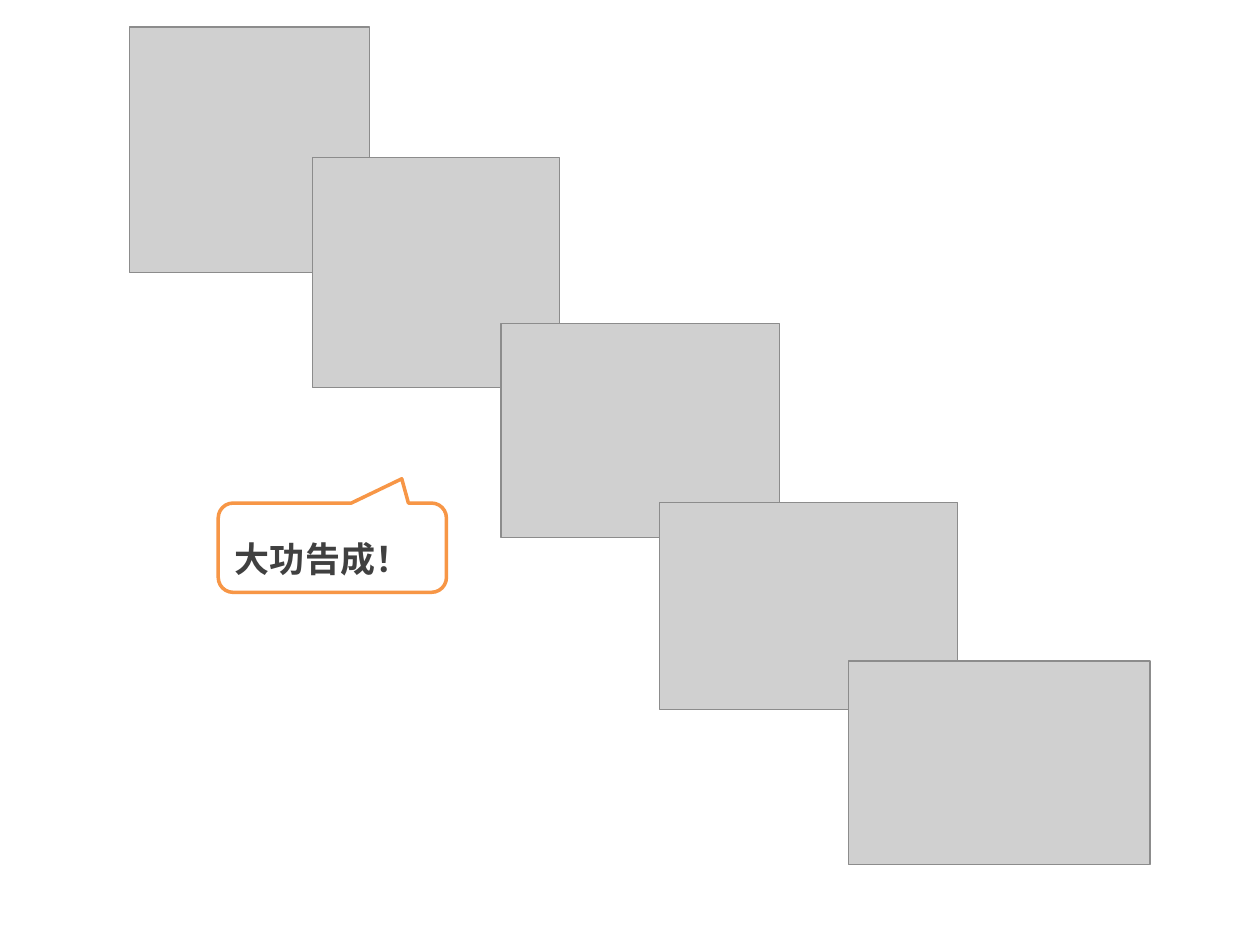
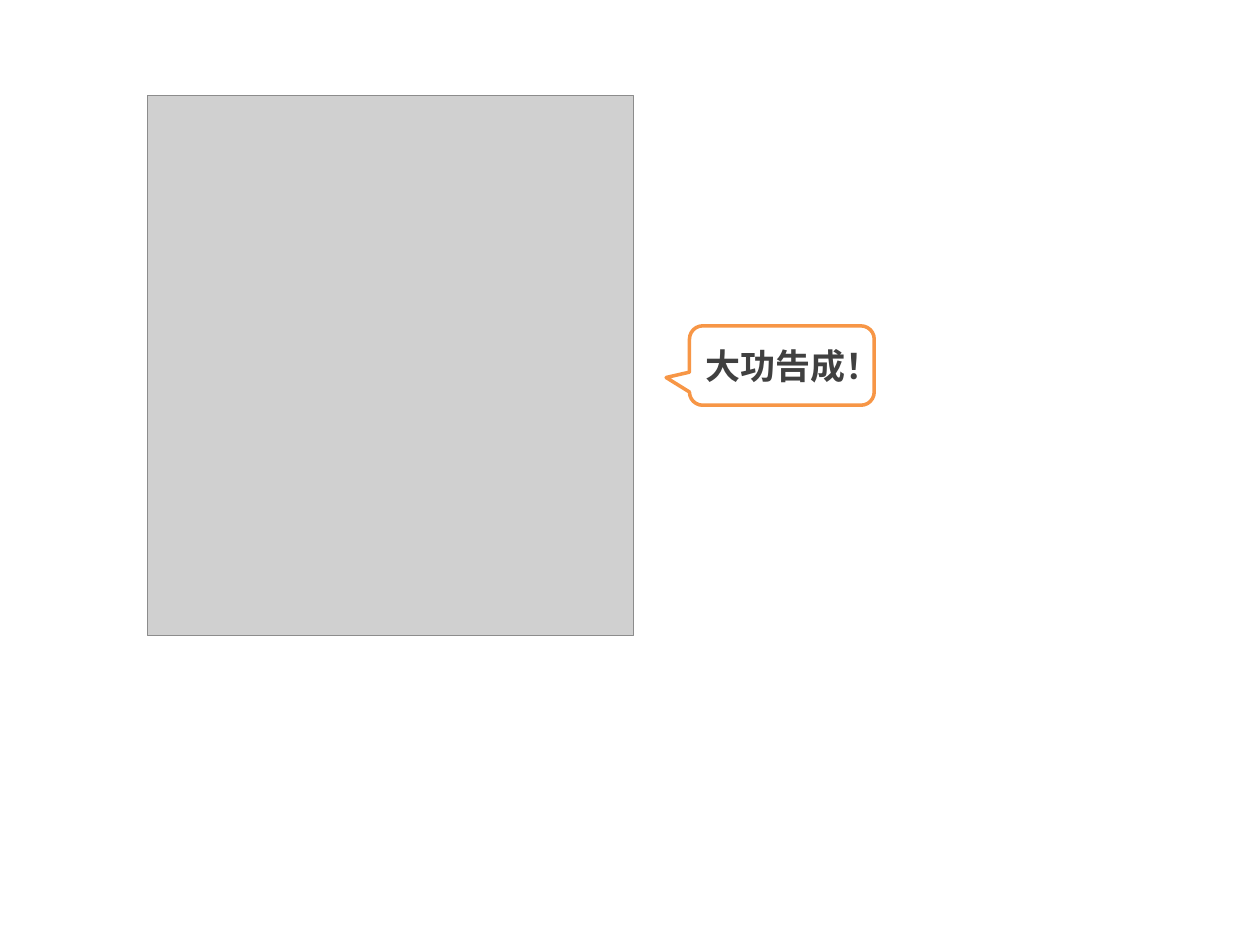
Before and after one commit to kong66/webAni, a slide deck: slide 38 of 24-svg-fireworks/24.pptx (slide 27 before the commit). Drawn at 1260x945 pixels with LibreOffice and Linux fonts; fonts in the diff are those of the drawing; grey boxes stand for pictures. Boxes give left, top, right and bottom in pixels: in the first picture for what was removed or moved away, otherwise in the second. Text is boxed around its words. In the diff, an @@ line names an element or a change of style, - is before the commit and + after.

```diff
--- a/24-svg-fireworks/24.pptx
+++ b/24-svg-fireworks/24.pptx
@@ picture removed at [130, 28, 370, 273] @@
@@ picture added at [147, 96, 634, 636] @@
@@ picture removed at [312, 158, 559, 387] @@
@@ picture removed at [501, 324, 780, 538] @@
@@ rounded speech box "大功告成！": place and size @@
-rounded speech box "大功告成！" at [218, 503, 446, 592]
+rounded speech box "大功告成！" at [689, 326, 874, 406]
@@ rounded speech box "大功告成！" at [689, 326, 874, 406]: line spacing 1.5 to 1; proportions changed @@
@@ picture removed at [660, 503, 958, 711] @@
@@ picture removed at [848, 662, 1150, 864] @@
```
Also in this commit, not shown: 7 other slides changed, 31 slides added, 20 slides removed, 1 other file.
